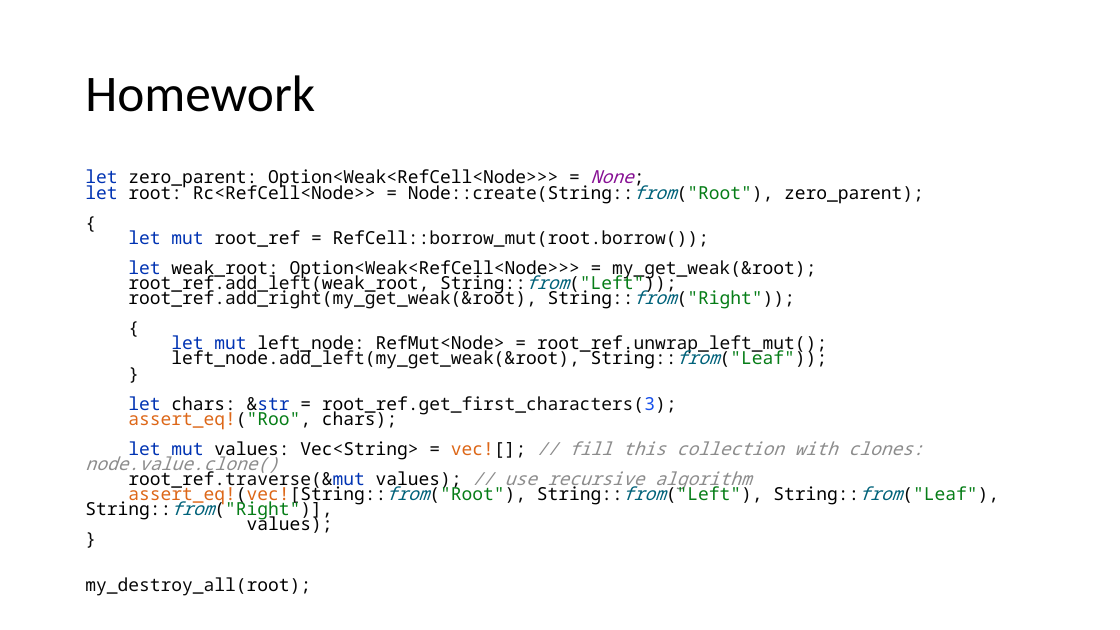
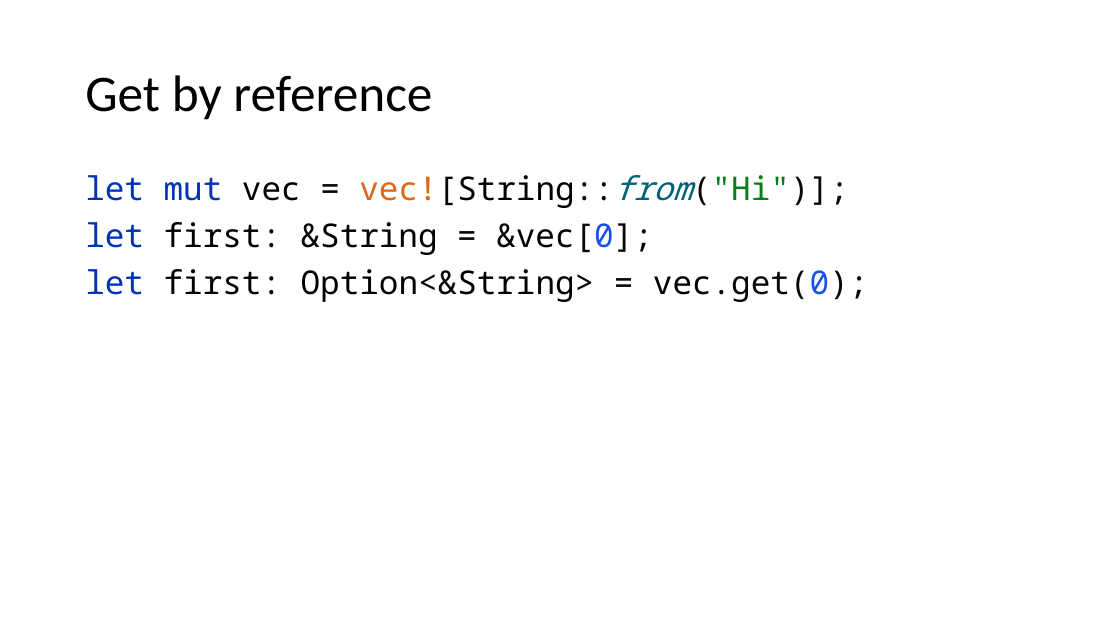
Before and after one commit to kugushev/course-rust-basics, a slide deck: slide 40 of pres/04-SmartPointers.pptx (slide 42 before the commit). Drawn at 1120x630 pixels with LibreOffice and Linux fonts; fonts in the diff are those of the drawing. Boxes give left, top, right and bottom in pixels: in the first picture for what was removed or moved away, otherwise in the second. Text is boxed around its words. In the diff, an @@ line names an element or a change of style, - is before the commit and + after.

```diff
--- a/pres/04-SmartPointers.pptx
+++ b/pres/04-SmartPointers.pptx
@@ title at <box>85,75,432,120</box>: text changed @@
-Homework
+Get by reference
@@ text at <box>85,175,868,302</box>: text changed; size 15.4 to 28 pt @@
-let zero_parent: Option<Weak<RefCell<Node>>> = None;
-let root: Rc<RefCell<Node>> = Node::create(String::from("Root"), zero_parent);
-{
-let mut root_ref = RefCell::borrow_mut(root.borrow());
-let weak_root: Option<Weak<RefCell<Node>>> = my_get_weak(&root);
-root_ref.add_left(weak_root, String::from("Left"));
-root_ref.add_right(my_get_weak(&root), String::from("Right"));
-{
-let mut left_node: RefMut<Node> = root_ref.unwrap_left_mut();
-left_node.add_left(my_get_weak(&root), String::from("Leaf"));
-}
-let chars: &str = root_ref.get_first_characters(3);
-assert_eq!("Roo", chars);
-let mut values: Vec<String> = vec![]; // fill this collection with clones: node.value.clone()
-root_ref.traverse(&mut values); // use recursive algorithm
-assert_eq!(vec![String::from("Root"), String::from("Left"), String::from("Leaf"), String::from("Right")],
-values);
-}
-my_destroy_all(root);
+let mut vec = vec![String::from("Hi")];
+let first: &String = &vec[0];
+let first: Option<&String> = vec.get(0);
```
Also in this commit, not shown: 8 other slides changed, 16 slides added, 3 slides removed, 1 other file.
